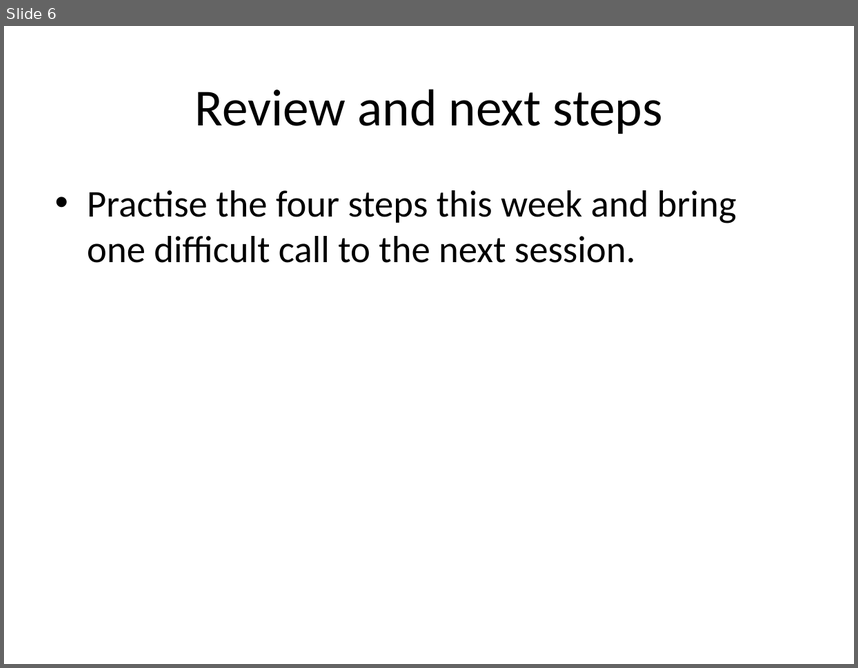
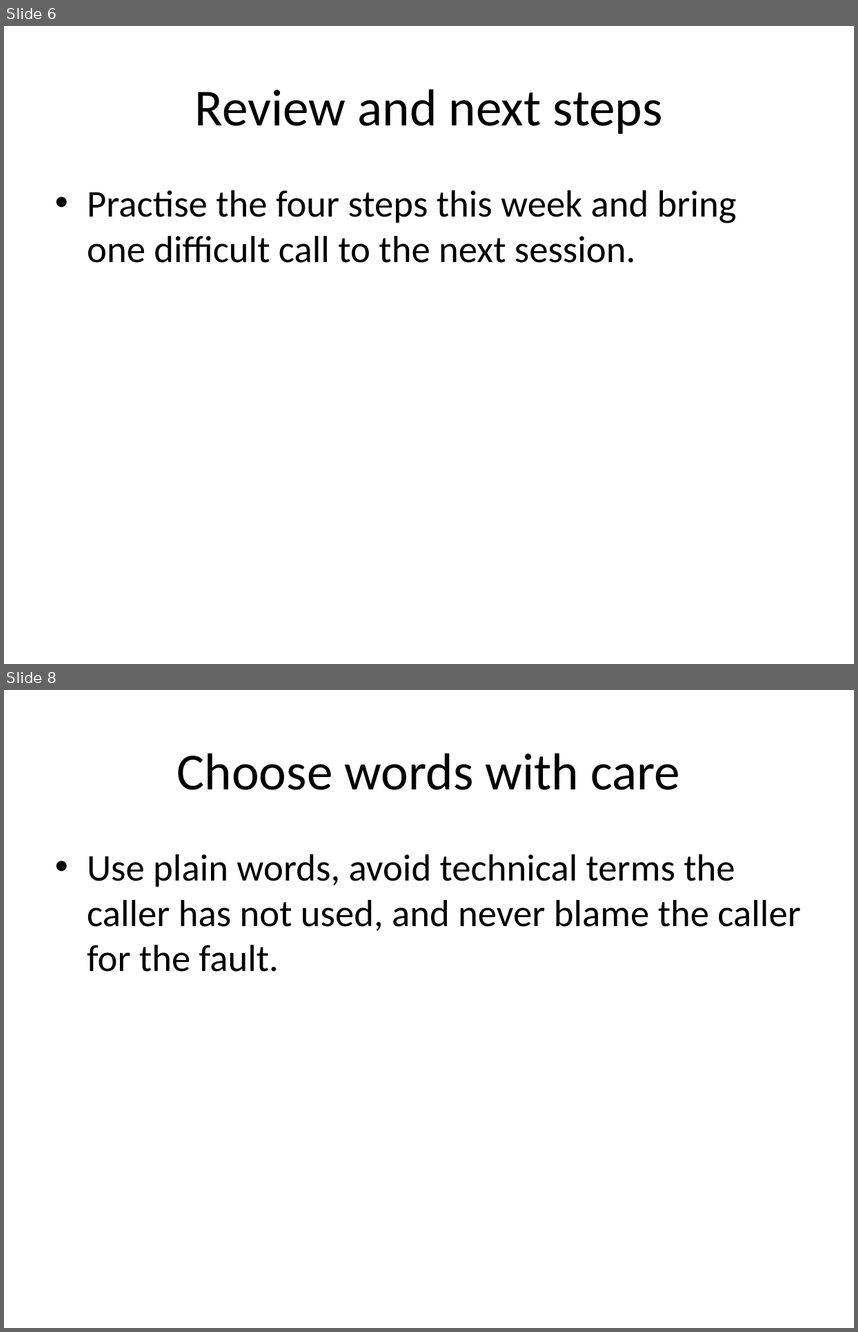
Before and after one commit to pTidke/pdfanchor, a slide deck: references/chunking/generated/deck.pptx. Shown one above the other, each under a label of ours: slide 6 before the commit, slides 6 and 8 after it; the slides between them are not shown. The pictures are 858x668 and 858x1332 pixels, drawn with LibreOffice and Linux fonts; fonts in the diff are those of the drawing. Boxes give left, top, right and bottom in pixels: in the first picture for what was removed or moved away, otherwise in the second. Text is boxed around its words. In the diff, an @@ line names an element or a change of style, - is before the commit and + after.

```diff
--- a/references/chunking/generated/deck.pptx
+++ b/references/chunking/generated/deck.pptx
@@ slide 8 added at (4, 690, 854, 1328), background #FFFFFF @@
@@ title added at (177, 753, 680, 790), 44 pt, text #000000 @@
+Choose words with care
@@ text added at (87, 854, 800, 972), 32 pt, text #000000 @@
+• Use plain words, avoid technical terms the caller has not used, and never blame the caller for the fault.
```
Also in this commit, not shown: 4 other slides added, 8 other files.
